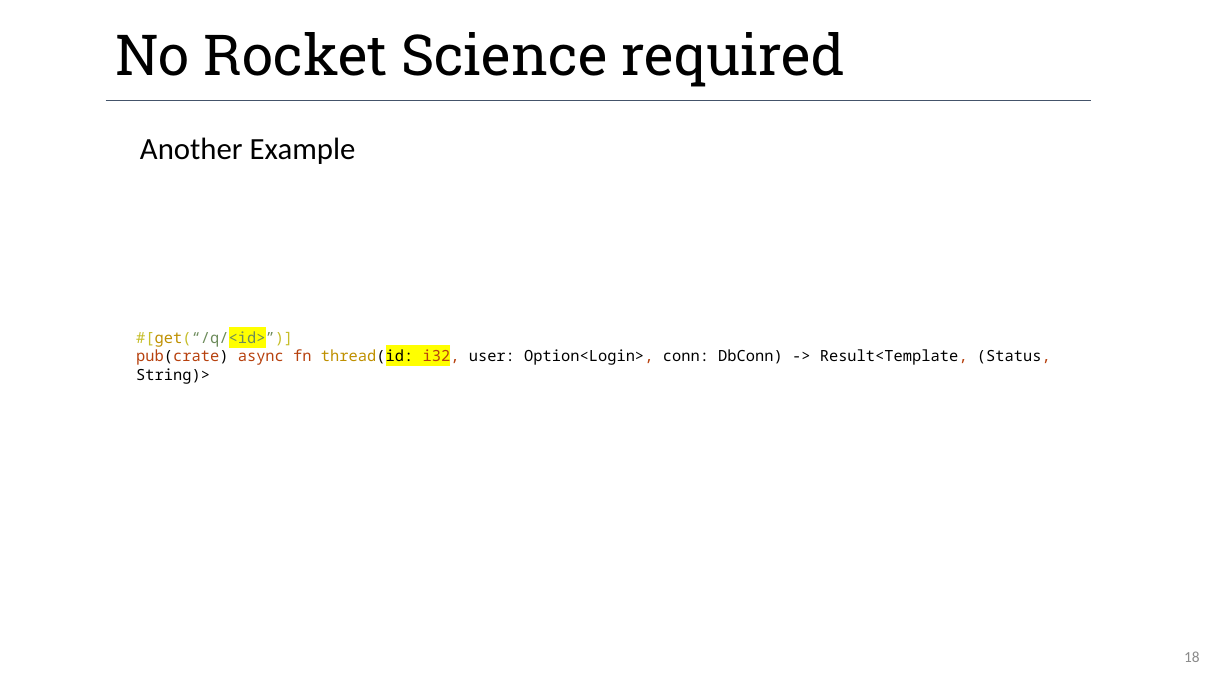
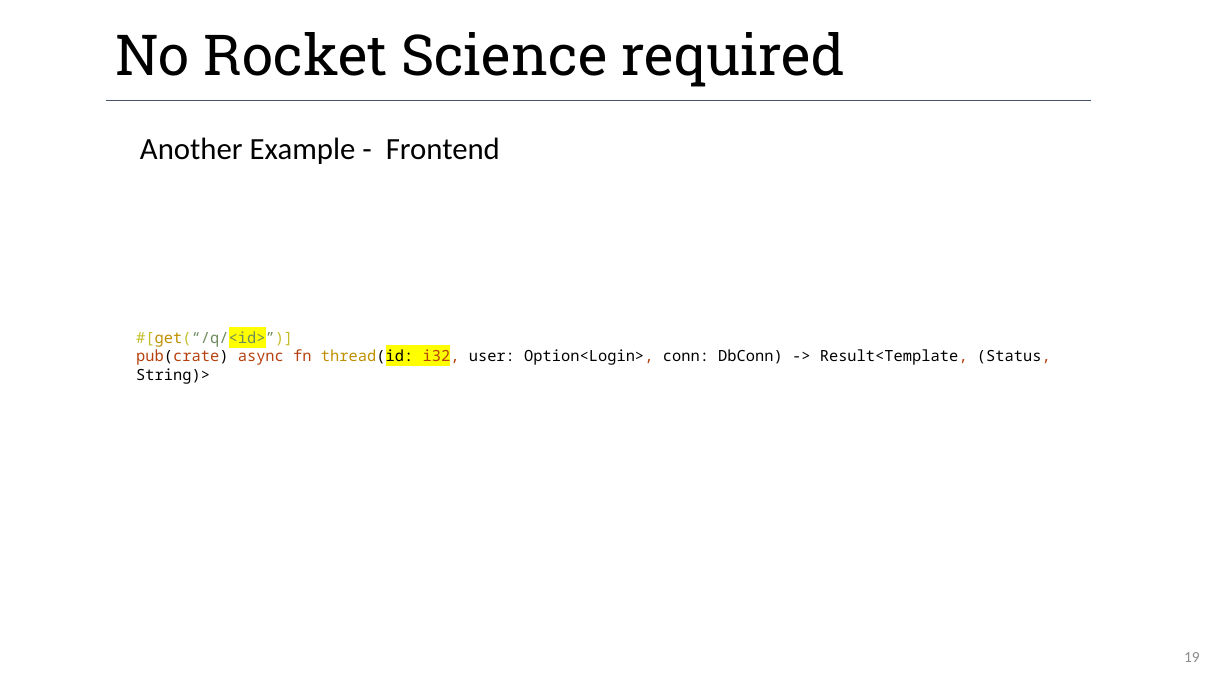
Before and after one commit to FlorianKohn/RustOverflow, a slide deck: slide 19 of talk/Rust Overflow.pptx (slide 18 before the commit). Drawn at 1232x693 pixels with LibreOffice and Linux fonts; fonts in the diff are those of the drawing; background and template pictures are left out. Boxes give left, top, right and bottom in pixels: in the first picture for what was removed or moved away, otherwise in the second. Text is boxed around its words. In the diff, an @@ line names an element or a change of style, - is before the commit and + after.

```diff
--- a/talk/Rust Overflow.pptx
+++ b/talk/Rust Overflow.pptx
@@ text at (140,137,500,164): text changed @@
-Another Example
+Another Example - Frontend
@@ page number at (1184,652,1200,662): text changed @@
-18
+19
```
Also in this commit, not shown: 18 other slides changed, 1 slide added, 1 other file.
